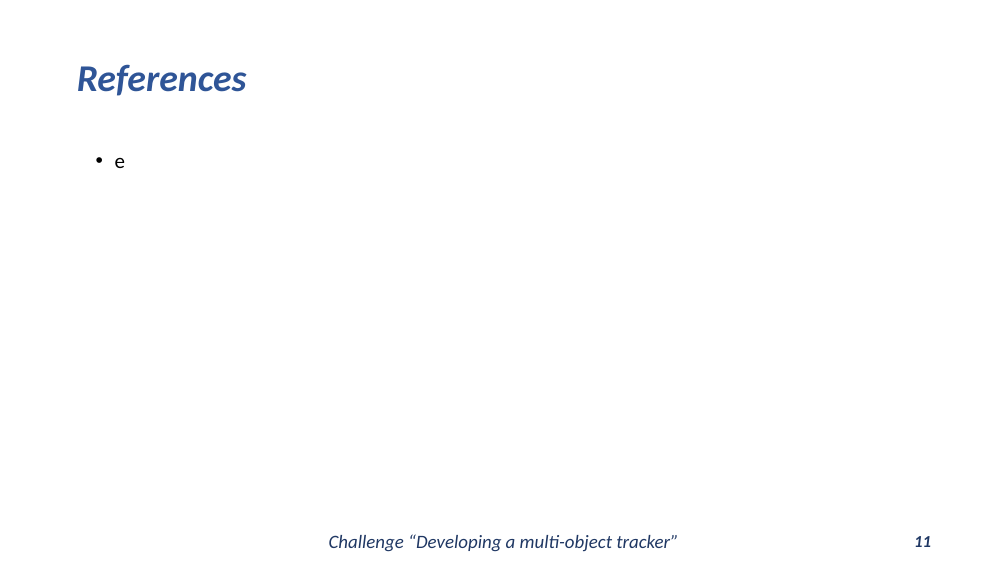
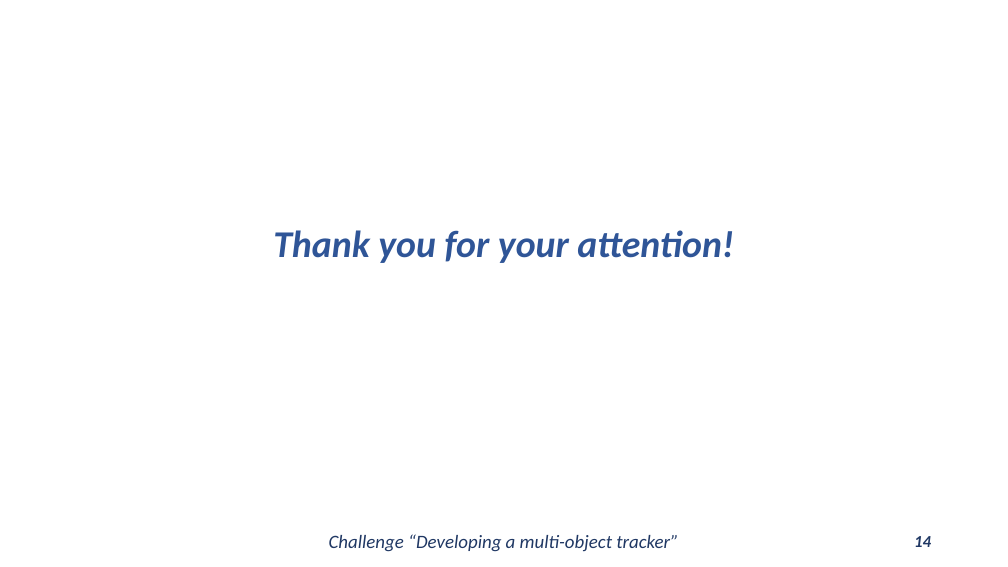
Before and after one commit to Javimh18/DL4VSP, a slide deck: slide 14 of dlvsp_challenge_material/challenge.pptx (slide 11 before the commit). Drawn at 1008x567 pixels with LibreOffice and Linux fonts; fonts in the diff are those of the drawing. Boxes give left, top, right and bottom in pixels: in the first picture for what was removed or moved away, otherwise in the second. Text is boxed around its words. In the diff, an @@ line names an element or a change of style, - is before the commit and + after.

```diff
--- a/dlvsp_challenge_material/challenge.pptx
+++ b/dlvsp_challenge_material/challenge.pptx
@@ title removed at [77,64,247,96] @@
-References
@@ subtitle removed at [115,158,125,168] @@
-• e
@@ title added at [273,230,734,263], 36 pt, text #2F5597, bold, italic @@
+Thank you for your attention!
@@ page number at [914,536,931,547]: text changed @@
-11
+14
```
Also in this commit, not shown: 10 other slides changed, 4 slides added.
